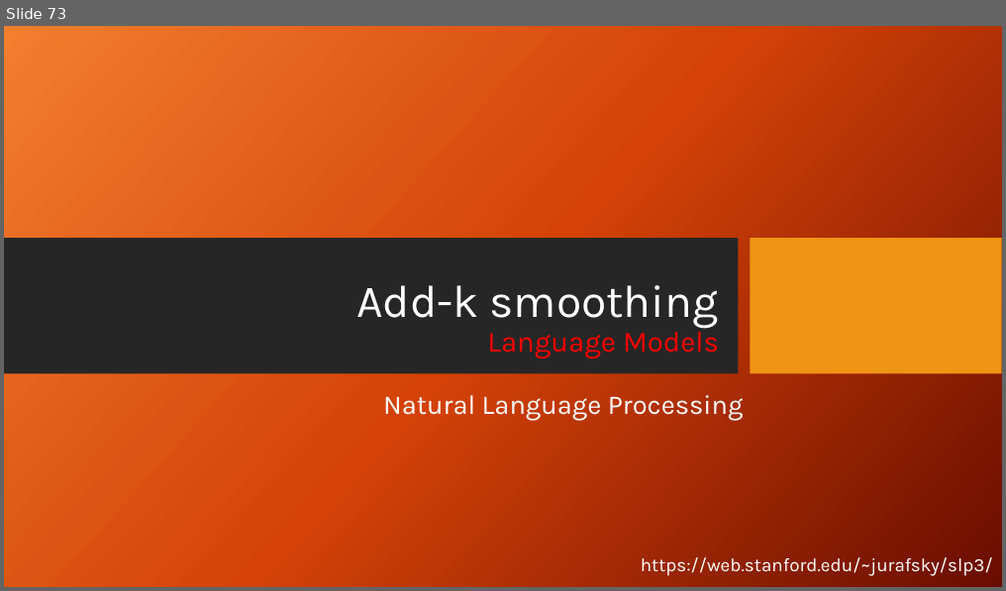
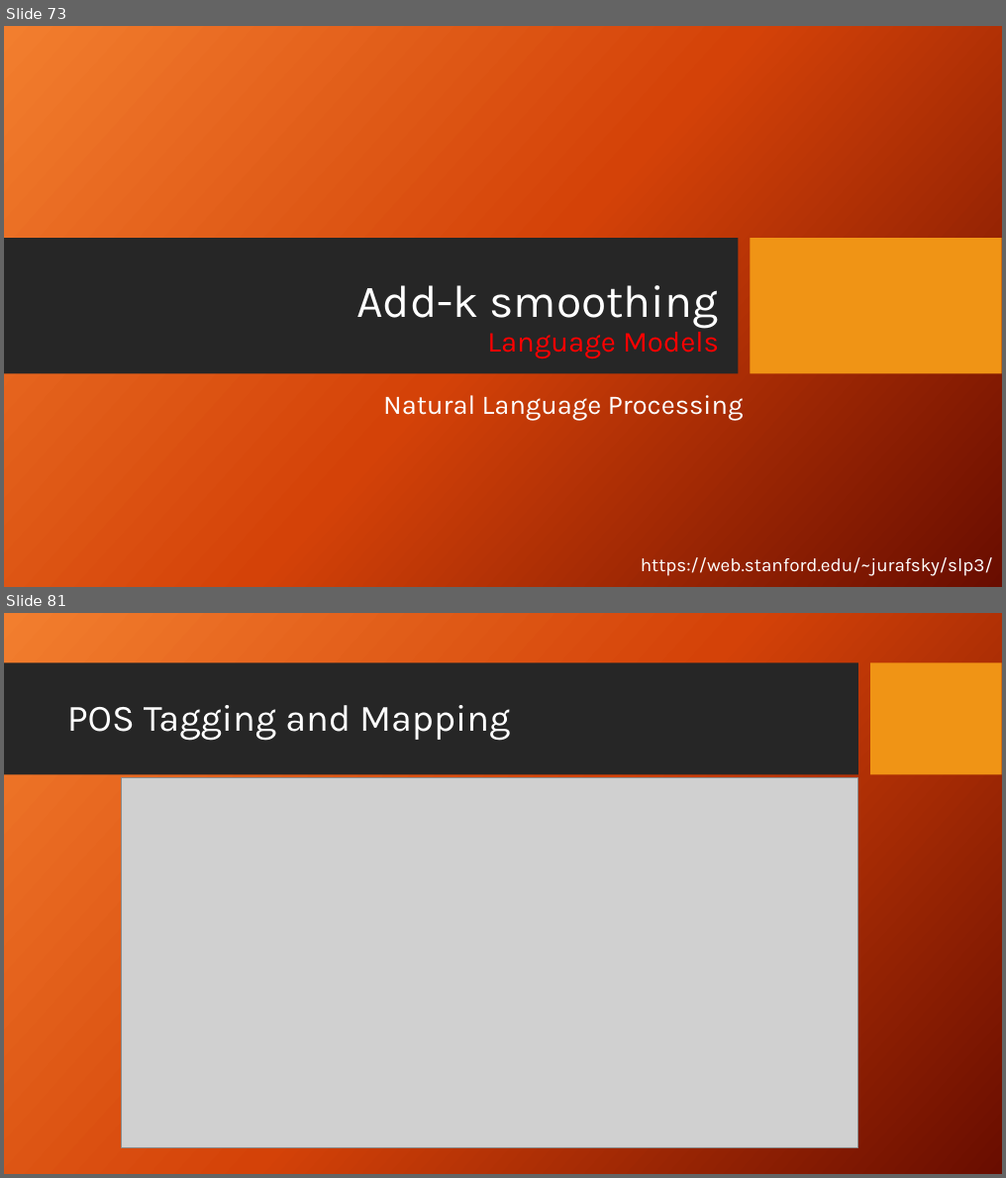
Before and after one commit to FaisalAhmedBijoy/Natural-Language-Processing-with-Python, a slide deck: docs/NLP_bangla_tutorial.pptx. Shown one above the other, each under a label of ours: slide 73 before the commit, slides 73 and 81 after it; the slides between them are not shown. The pictures are 1006x591 and 1006x1178 pixels, drawn with LibreOffice and Linux fonts; fonts in the diff are those of the drawing; grey boxes stand for pictures; background and template pictures are left out. Boxes give left, top, right and bottom in pixels: in the first picture for what was removed or moved away, otherwise in the second. Text is boxed around its words. In the diff, an @@ line names an element or a change of style, - is before the commit and + after.

```diff
--- a/docs/NLP_bangla_tutorial.pptx
+++ b/docs/NLP_bangla_tutorial.pptx
@@ slide 81 added at (4,613,1002,1174), background picture (left out) @@
@@ rectangle added at (4,663,858,775), fill #262626 @@
@@ rectangle added at (871,663,1002,775), fill #F09415 @@
@@ title added at (67,705,510,740), 36 pt, text #FFFFFF @@
+POS Tagging and Mapping
@@ picture added at (122,777,858,1148) @@
```
Also in this commit, not shown: 11 other slides added, 1 slide removed.
